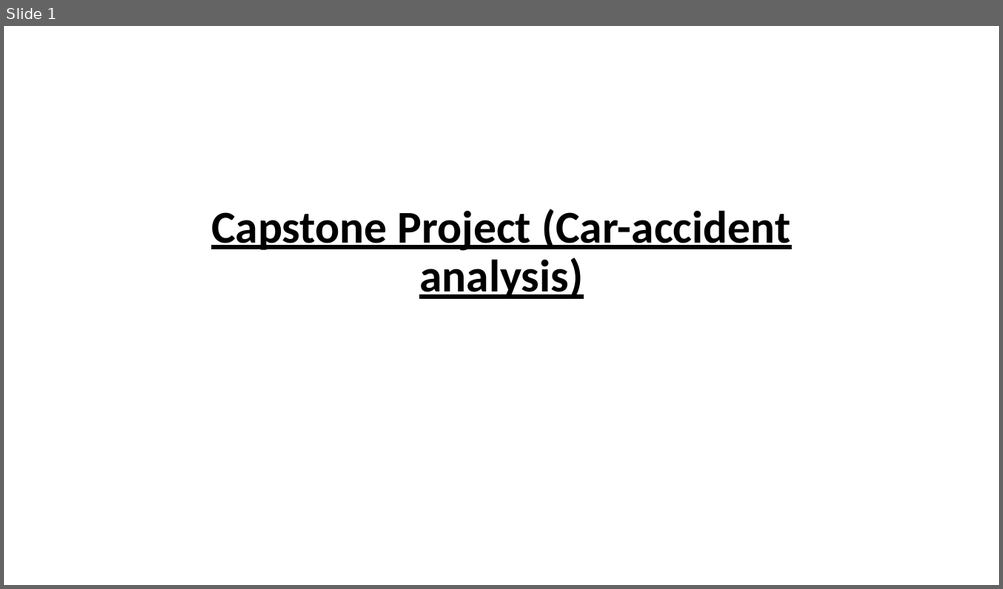
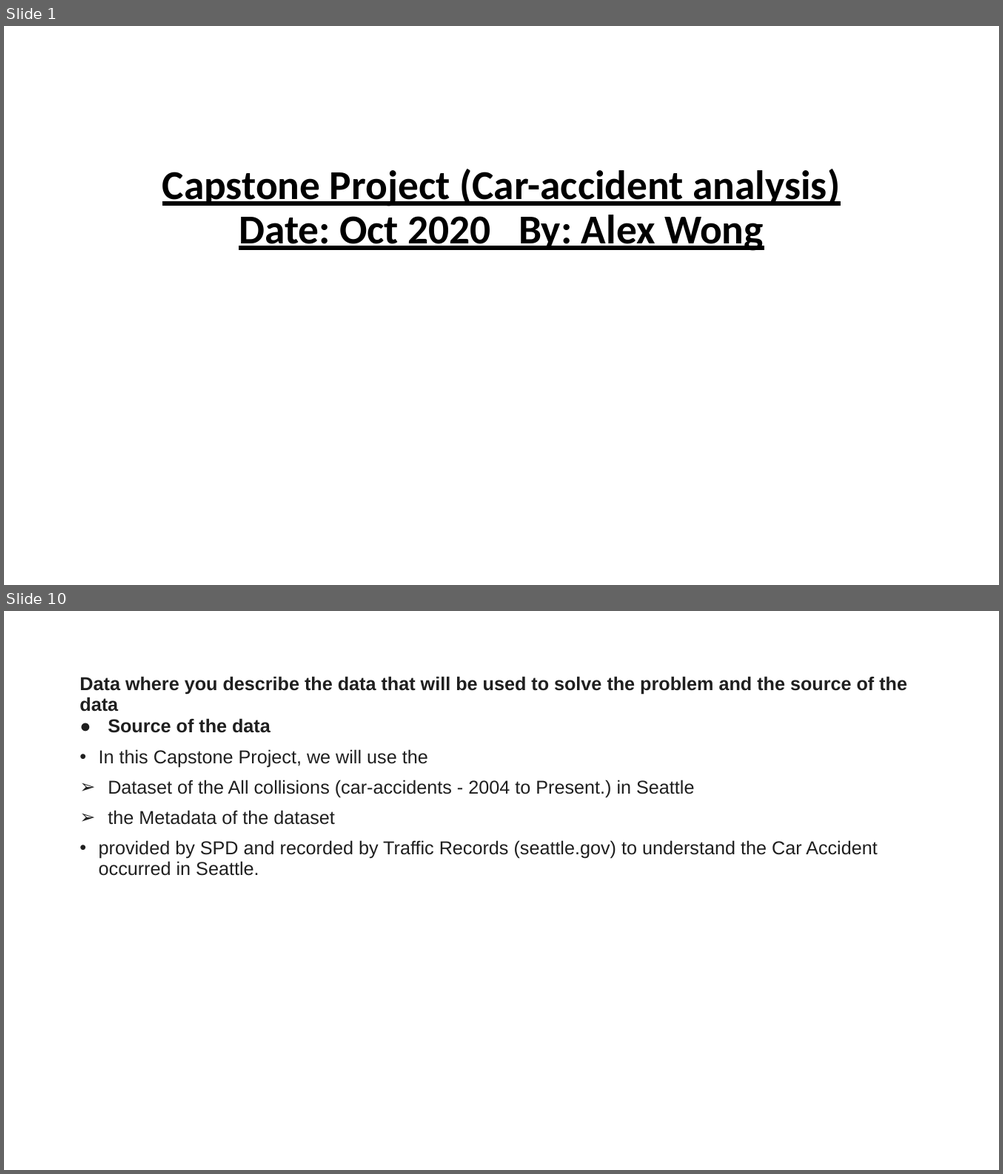
Before and after one commit to on99689nnnnn/Coursera_Capstone, a slide deck: Presentation - Coursera_Capstone.pptx. Shown one above the other, each under a label of ours: slide 1 before the commit, slides 1 and 10 after it; the slides between them are not shown. The pictures are 1003x589 and 1003x1174 pixels, drawn with LibreOffice and Linux fonts; fonts in the diff are those of the drawing. Boxes give left, top, right and bottom in pixels: in the first picture for what was removed or moved away, otherwise in the second. Text is boxed around its words. In the diff, an @@ line names an element or a change of style, - is before the commit and + after.

```diff
--- a/Presentation - Coursera_Capstone.pptx
+++ b/Presentation - Coursera_Capstone.pptx
@@ slide 10 added at (x1=4, y1=611, x2=999, y2=1170), background #FFFFFF @@
@@ title added at (x1=79, y1=676, x2=907, y2=712), 18 pt, text #1F1F1F, bold @@
+Data where you describe the data that will be used to solve the problem and the source of the data
@@ text added at (x1=99, y1=718, x2=877, y2=876), 18 pt, text #1F1F1F @@
+● Source of the data
+• In this Capstone Project, we will use the
+➢ Dataset of the All collisions (car-accidents - 2004 to Present.) in Seattle
+➢ the Metadata of the dataset
+• provided by SPD and recorded by Traffic Records (seattle.gov) to understand the Car Accident occurred in Seattle.
@@ slide 1 changed as well @@
@@ title at (x1=162, y1=169, x2=839, y2=251): text changed; size 44 to 39.6 pt @@
-Capstone Project (Car-accident analysis)
+Capstone Project (Car-accident analysis)
+Date: Oct 2020 By: Alex Wong
```
Also in this commit, not shown: 6 other slides changed, 33 other slides added, 6 other files.
